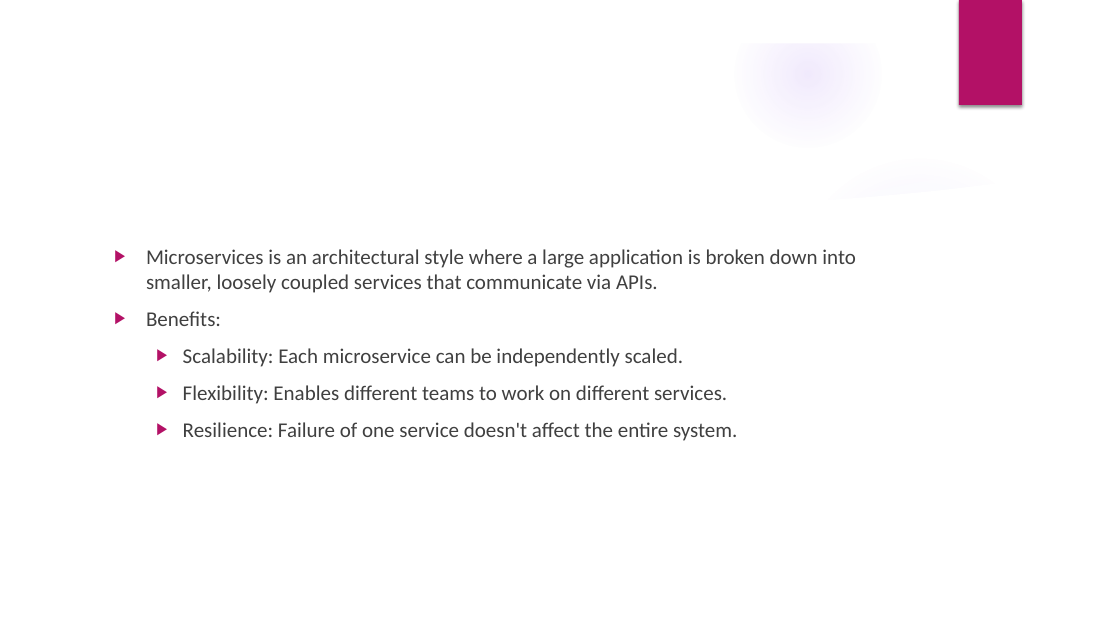
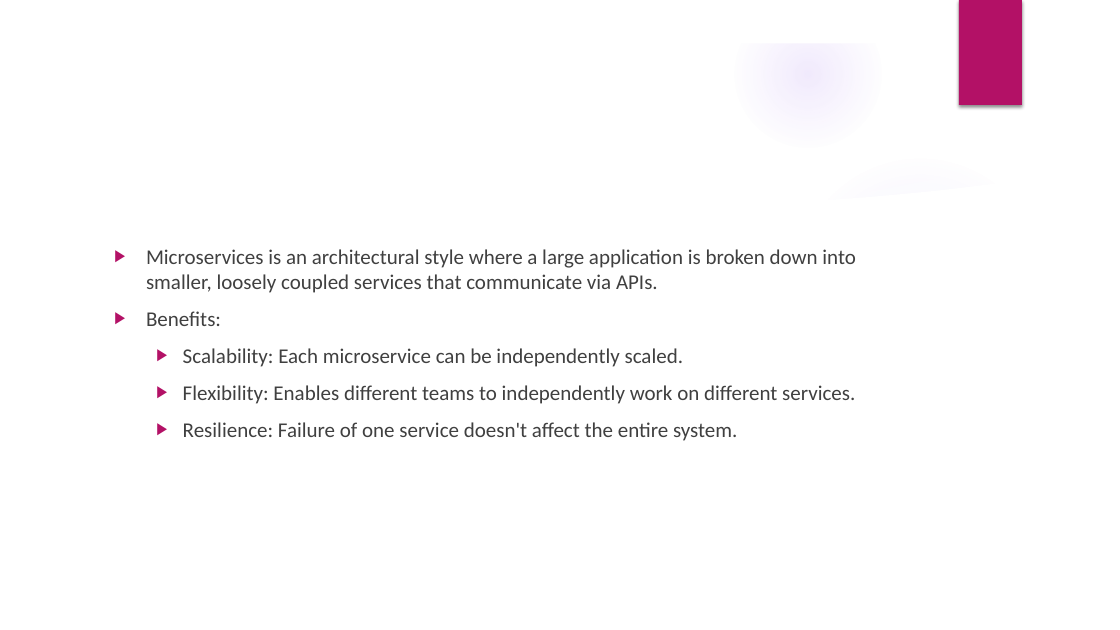
Before and after one commit to iamtarun99/Video-share-platform, a slide deck: slide 6 of Video Share Platform.pptx (slide 4 before the commit). Drawn at 1120x630 pixels with LibreOffice and Linux fonts; fonts in the diff are those of the drawing; background and template pictures are left out. Boxes give left, top, right and bottom in pixels: in the first picture for what was removed or moved away, otherwise in the second. Text is boxed around its words. In the diff, an @@ line names an element or a change of style, - is before the commit and + after.

```diff
--- a/Video Share Platform.pptx
+++ b/Video Share Platform.pptx
@@ text at (183, 385, 855, 404): text changed @@
-  ▶ Flexibility: Enables different teams to work on different services.
+  ▶ Flexibility: Enables different teams to independently work on different services.
```
Also in this commit, not shown: 7 other slides changed, 4 slides added, 1 slide removed.
